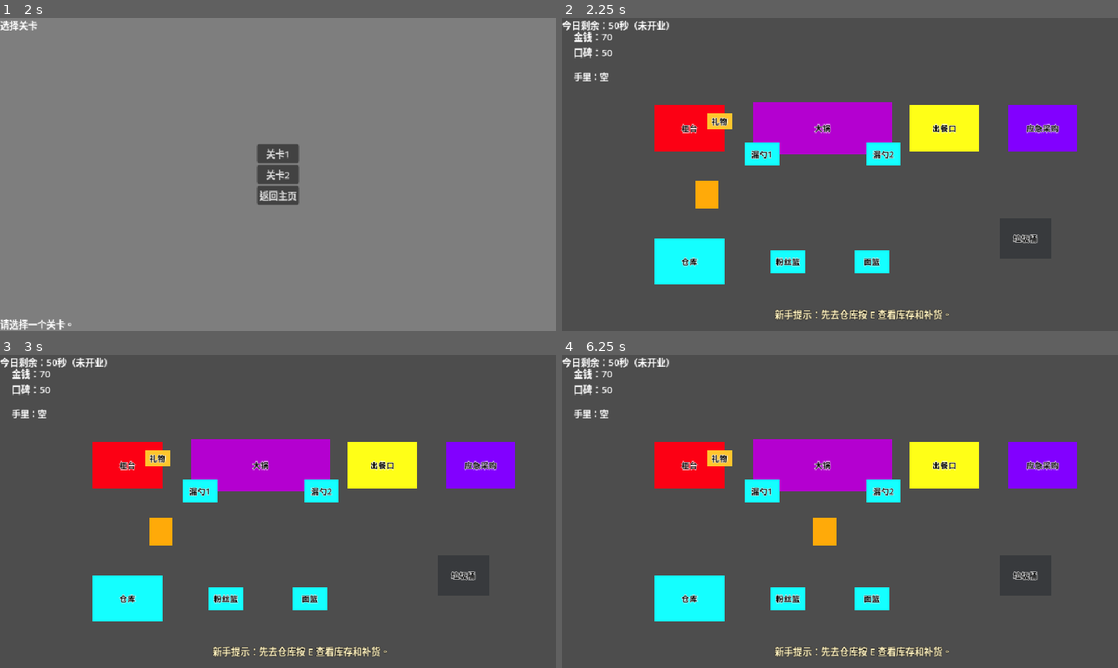
Above: before the commit, frames 1-4 (two rows, left to right).
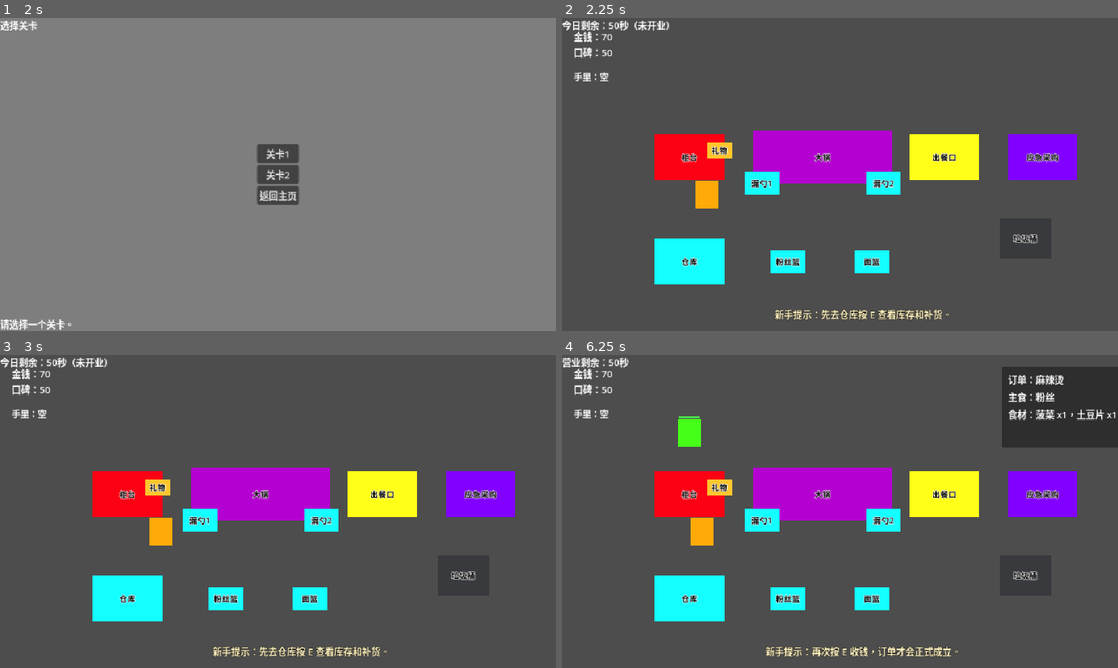
Above: after the commit, the same moments.

Repository: lcy2333orz-crypto/midemalatang
Game: Godot game, scene res://scenes/menus/title_menu.tscn
The game is run twice, just before and just after one commit, with the same random seed, the same clock (stepped at 60 frames per second) and the same inputs.
Inputs (mouse positions are in pixels of both pictures, inside the frame that each line leads up to):
- Up to frame 1 (2 s): click "开始游戏" at 0.5 s; click "进入选关" at 1.25 s
- Up to frame 2 (2.25 s): click "关卡1" at 2 s
- Up to frame 3 (3 s): tap Enter at 2.75 s; move the mouse to (400, 495) at 2.77 s; hold Right (ui_right) from 2.78 s (still down); hold E (interact) from 2.78 s (still down); click (400, 495) at 2.92 s
- Up to frame 4 (6.25 s): release Right (ui_right) at 3.5 s; release E (interact) at 3.5 s; drag from (728, 527) to (689, 464) at 3.52 s; tap Space at 4.25 s; move the mouse to (895, 442) at 4.27 s; hold Right (ui_right) 4.28-5 s; hold T (toggle_business) 4.28-5 s; drag from (812, 574) to (823, 464) at 5.02 s; move the mouse to (1006, 558) at 5.77 s; hold Left (ui_left) from 5.78 s (still down); hold E (interact) from 5.78 s (still down)

Frame 1 is identical in both runs. In frame 2, 13% of the frame differs, in the area x 16-93%, y 26-57%; in frame 3, 13%; in frame 4, 20%, in the area x 0-100%, y 0-97%.

Commit message:
确认客户生成位置

Diff:
--- a/gameplay/systems/pending_order_system.gd
+++ b/gameplay/systems/pending_order_system.gd
@@ -150,21 +150,21 @@
 
 func get_delivery_wait_position(index: int) -> Vector2:
 	var delivery_spot: Node2D = manager.get_tree().get_first_node_in_group("delivery_spot") as Node2D
-	var base_position: Vector2 = Vector2(680, 220)
+	var base_position: Vector2 = Vector2(680, 135)
 
 	if delivery_spot != null and is_instance_valid(delivery_spot):
-		base_position = delivery_spot.global_position
+		base_position = Vector2(delivery_spot.global_position.x, 135)
 
 	var offsets: Array[Vector2] = [
-		Vector2(0, 72),
-		Vector2(-62, 72),
-		Vector2(62, 72),
-		Vector2(-124, 72),
-		Vector2(124, 72),
-		Vector2(0, 132)
+		Vector2(0, 0),
+		Vector2(-62, 0),
+		Vector2(62, 0),
+		Vector2(-124, 0),
+		Vector2(124, 0),
+		Vector2(0, -48)
 	]
 
 	if index < offsets.size():
 		return base_position + offsets[index]
 
-	return base_position + Vector2((index - offsets.size() + 1) * 42, 132)
+	return base_position + Vector2((index - offsets.size() + 1) * 42, -48)
--- a/scenes/gameplay/main.tscn
+++ b/scenes/gameplay/main.tscn
@@ -67,22 +67,22 @@
 [node name="Spawns" type="Node2D" parent="." unique_id=902001230]
 
 [node name="PlayerSpawn" type="Marker2D" parent="Spawns" unique_id=341334920]
-position = Vector2(250, 305)
+position = Vector2(250, 335)
 
 [node name="CustomerSpawn" type="Marker2D" parent="Spawns" unique_id=1112229354]
-position = Vector2(40, 292)
+position = Vector2(40, 135)
 
 [node name="QueueSpot1" type="Marker2D" parent="Spawns" unique_id=335344092]
-position = Vector2(280, 292)
+position = Vector2(280, 135)
 
 [node name="QueueSpot2" type="Marker2D" parent="Spawns" unique_id=2103792036]
-position = Vector2(200, 292)
+position = Vector2(200, 135)
 
 [node name="QueueSpot3" type="Marker2D" parent="Spawns" unique_id=1534848966]
-position = Vector2(120, 292)
+position = Vector2(120, 135)
 
 [node name="ExitPoint" type="Marker2D" parent="Spawns" unique_id=1300883298 groups=["exit_point"]]
-position = Vector2(820, 220)
+position = Vector2(900, 135)
 
 [node name="Stations" type="Node2D" parent="." unique_id=389743625]
 
@@ -467,19 +467,19 @@
 [node name="LayoutSlots" type="Node2D" parent="." unique_id=806798287]
 
 [node name="SlotA" type="Marker2D" parent="LayoutSlots" unique_id=1077234080]
-position = Vector2(220, 190)
+position = Vector2(220, 240)
 
 [node name="SlotB" type="Marker2D" parent="LayoutSlots" unique_id=2033913141]
-position = Vector2(450, 190)
+position = Vector2(450, 240)
 
 [node name="SlotC" type="Marker2D" parent="LayoutSlots" unique_id=344607718]
-position = Vector2(660, 190)
+position = Vector2(660, 240)
 
 [node name="SlotD" type="Marker2D" parent="LayoutSlots" unique_id=1316249324]
-position = Vector2(540, 190)
+position = Vector2(540, 240)
 
 [node name="SlotE" type="Marker2D" parent="LayoutSlots" unique_id=819792884]
 position = Vector2(220, 420)
 
 [node name="SlotF" type="Marker2D" parent="LayoutSlots" unique_id=1389469593]
-position = Vector2(830, 190)
+position = Vector2(830, 240)
